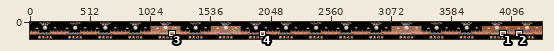
Sprite sheet -- Assets/Graphics/charSelectScreen.png. Above: a wide view before the commit, with the close-up outlined.
Close-up. Old version:
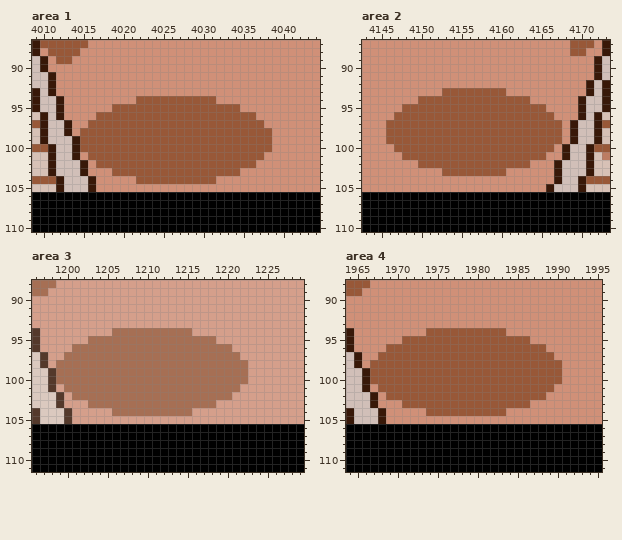
The file is 4352x144 pixels. Colours within 5 levels of each other are drawn and written as one. Shown: area 1: x 4009..4044, y 87..110; area 2: x 4143..4173, y 87..110; area 3: x 1196..1229, y 88..111; area 4: x 1964..1995, y 88..111. The commit also changed other parts of the picture, which this record leaves out.
And afterwards:
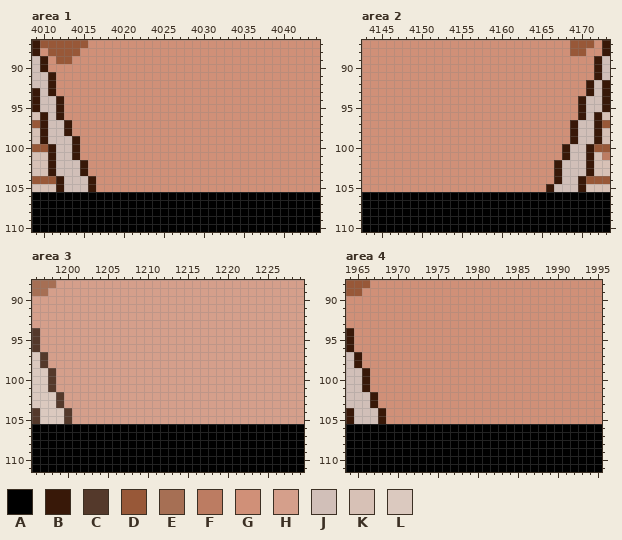
Palette (. is transparent): A #000000  B #381808  C #54392b  D #985838  E #a66f54  F #bc7c62  G #d09078  H #d59f8b  J #d1bfb8  K #d7c1b6  L #dbc9bf
What changed:
Area 1:
Colour G replaces colour D in row 94 at x 4022 to 4031; in row 95 at x 4019 to 4034; in row 96 at x 4017 to 4036; in row 97 at x 4016 to 4037; in rows 98 to 100 at x 4015 to 4038; in row 101 at x 4016 to 4037.
Colour G replaces colour D in row 102 at x 4017 to 4036; in row 103 at x 4019 to 4034; in row 104 at x 4022 to 4031.
Area 2:
Colour G replaces colour D in row 93 at x 4153 to 4160; in row 94 at x 4150 to 4163; in row 95 at x 4148 to 4165; in row 96 at x 4147 to 4166; in rows 97 to 99 at x 4146 to 4167; in row 100 at x 4147 to 4166.
Colour G replaces colour D in row 101 at x 4148 to 4165; in row 102 at x 4150 to 4163; in row 103 at x 4153 to 4160.
Area 3:
Colour H replaces colour E in row 94 at x 1206 to 1215; in row 95 at x 1203 to 1218; in row 96 at x 1201 to 1220; in row 97 at x 1200 to 1221; in rows 98 to 100 at x 1199 to 1222; in row 101 at x 1200 to 1221.
Colour H replaces colour E in row 102 at x 1201 to 1220; in row 103 at x 1203 to 1218; in row 104 at x 1206 to 1215.
Area 4:
Colour G replaces colour D in row 94 at x 1974 to 1983; in row 95 at x 1971 to 1986; in row 96 at x 1969 to 1988; in row 97 at x 1968 to 1989; in rows 98 to 100 at x 1967 to 1990; in row 101 at x 1968 to 1989.
Colour G replaces colour D in row 102 at x 1969 to 1988; in row 103 at x 1971 to 1986; in row 104 at x 1974 to 1983.
